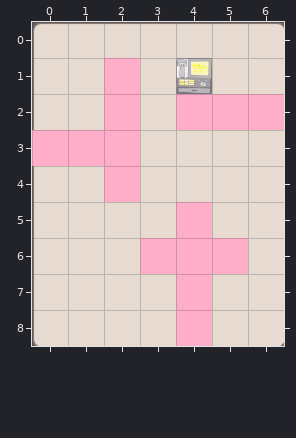
Tiled map: HungryGame/proj.win32/map/46.tmx. The first picture shows the starting point.
Cells are 60x60 px. Shown: x 0..6, y 0..8.
The result:
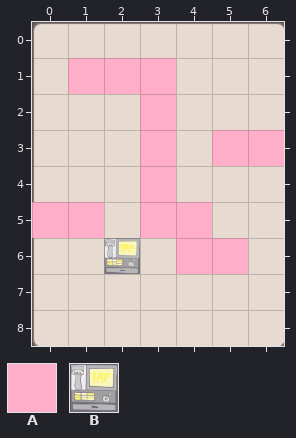
Key: from "metaset1": A 0; from "wall": B 0.
_ is an empty cell.
The exact change:
Layer "wall":
Tile B is added in row 6 at x 2.
The tile that lay hidden is removed in row 2 at x 2 and 4 to 6; in row 3 at x 0 to 2; in row 4 at x 2; in row 6 at x 3; in rows 7 to 8 at x 4.
Tile B is removed in row 1 at x 4.
Layer "Items":
Tile A is added in row 1 at x 1 and 3; in row 2 at x 3; in row 3 at x 3 and 5 to 6; in row 4 at x 3; in row 5 at x 0 to 1 and 3.
Tile A is removed in row 2 at x 2 and 4 to 6; in row 3 at x 0 to 2; in row 4 at x 2; in row 6 at x 3; in rows 7 to 8 at x 4.
